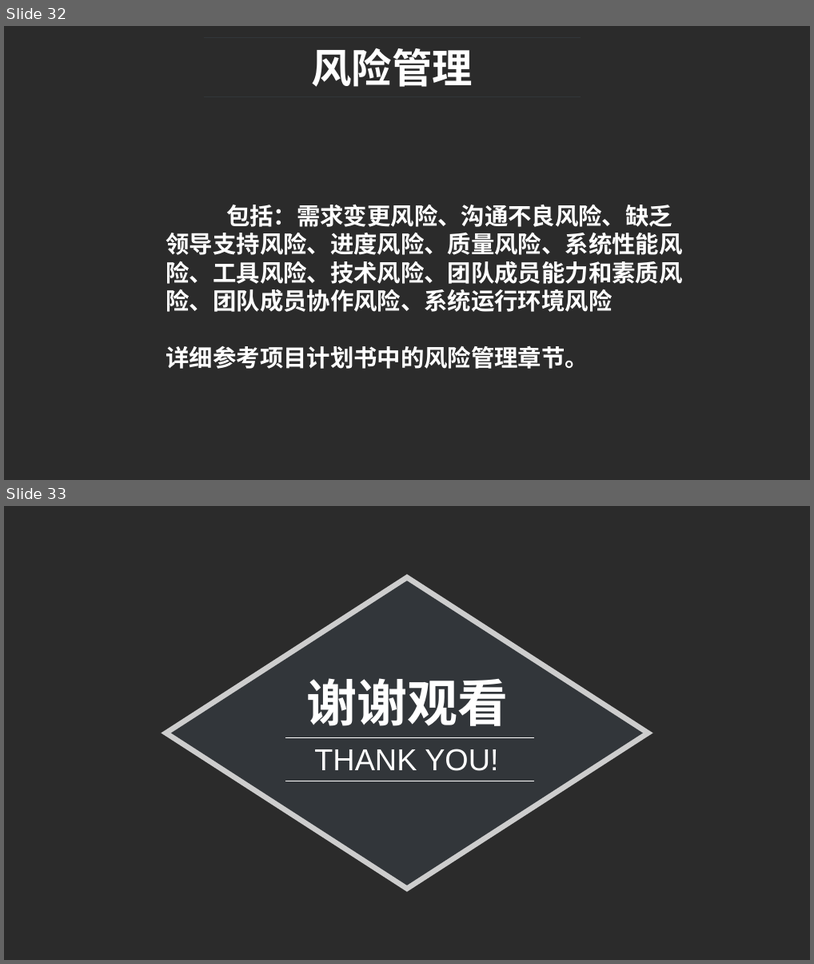
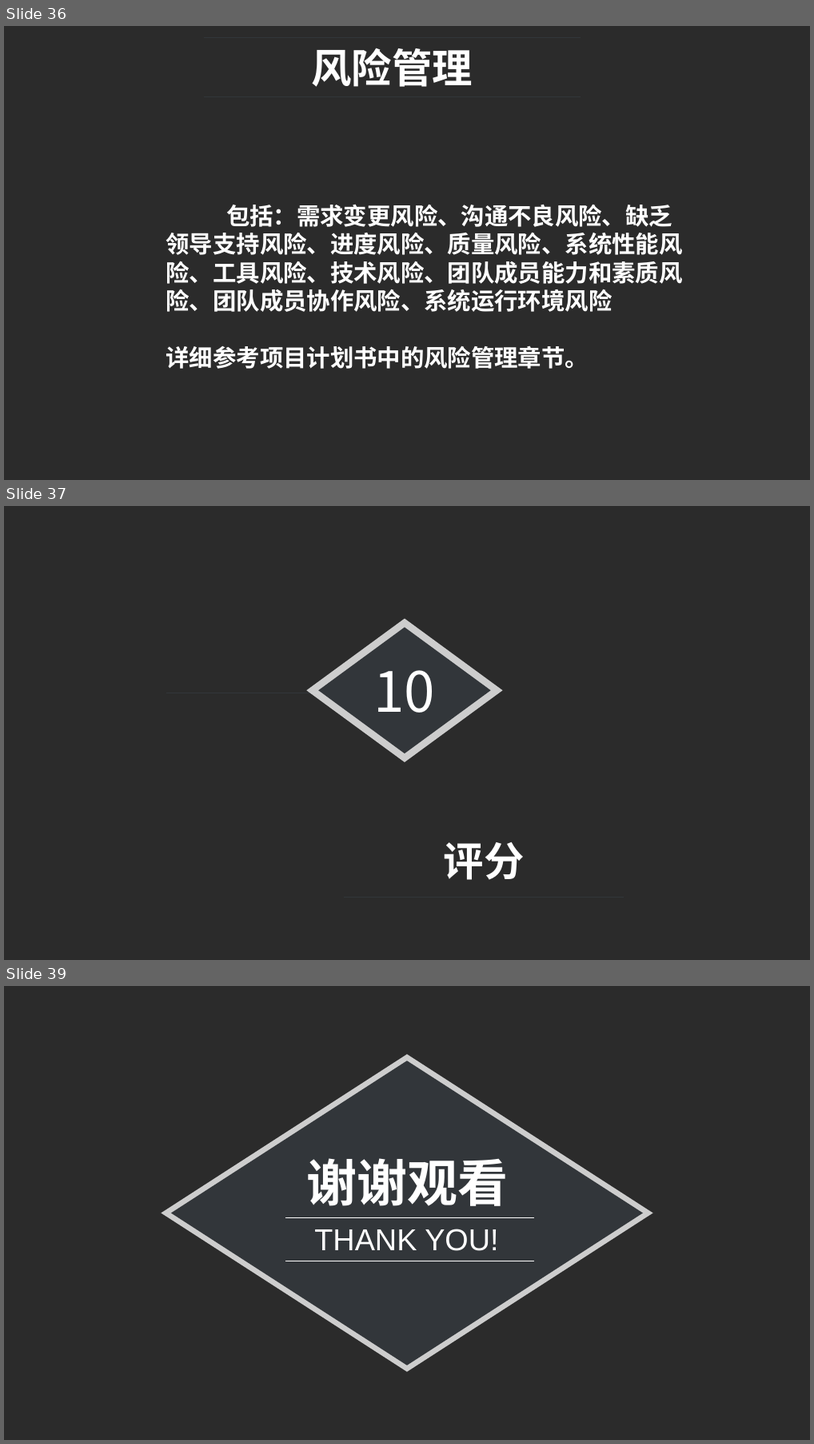
Before and after one commit to tmaczjj/2017work, a slide deck: week5/ppt文档/[prd-03,31501311]项目计划ppt.pptx. Shown one above the other, each under a label of ours: slides 32 and 33 before the commit, slides 36, 37 and 39 after it; the slides between them are not shown. The pictures are 814x964 and 814x1444 pixels, drawn with LibreOffice and Linux fonts; fonts in the diff are those of the drawing; background and template pictures are left out; a plain dark background stands for a picture behind light text. Boxes give left, top, right and bottom in pixels: in the first picture for what was removed or moved away, otherwise in the second. Text is boxed around its words. In the diff, an @@ line names an element or a change of style, - is before the commit and + after.

```diff
--- a/week5/ppt文档/[prd-03,31501311]项目计划ppt.pptx
+++ b/week5/ppt文档/[prd-03,31501311]项目计划ppt.pptx
@@ slide 37 added at bbox=[4, 506, 810, 960], background picture (left out) @@
@@ diamond added at bbox=[306, 619, 502, 762], fill #FFFFFF at 77% opacity @@
@@ diamond added at bbox=[318, 627, 491, 753], fill #32363A @@
@@ text added at bbox=[374, 670, 435, 712], 66 pt, text #FFFFFF @@
+10
@@ line added from (166, 693) to (446, 693), #32363A 0.5 pt @@
@@ text added at bbox=[444, 842, 525, 880], 48 pt, text #FFFFFF, bold @@
+评分
@@ line added from (345, 896) to (624, 896), #32363A 0.5 pt @@
@@ what was slide 32 is now slide 36 @@
@@ what was slide 33 is now slide 39 @@
```
Also in this commit, not shown: 3 slides changed, 6 other slides added, 1 slide removed, 5 other files.
